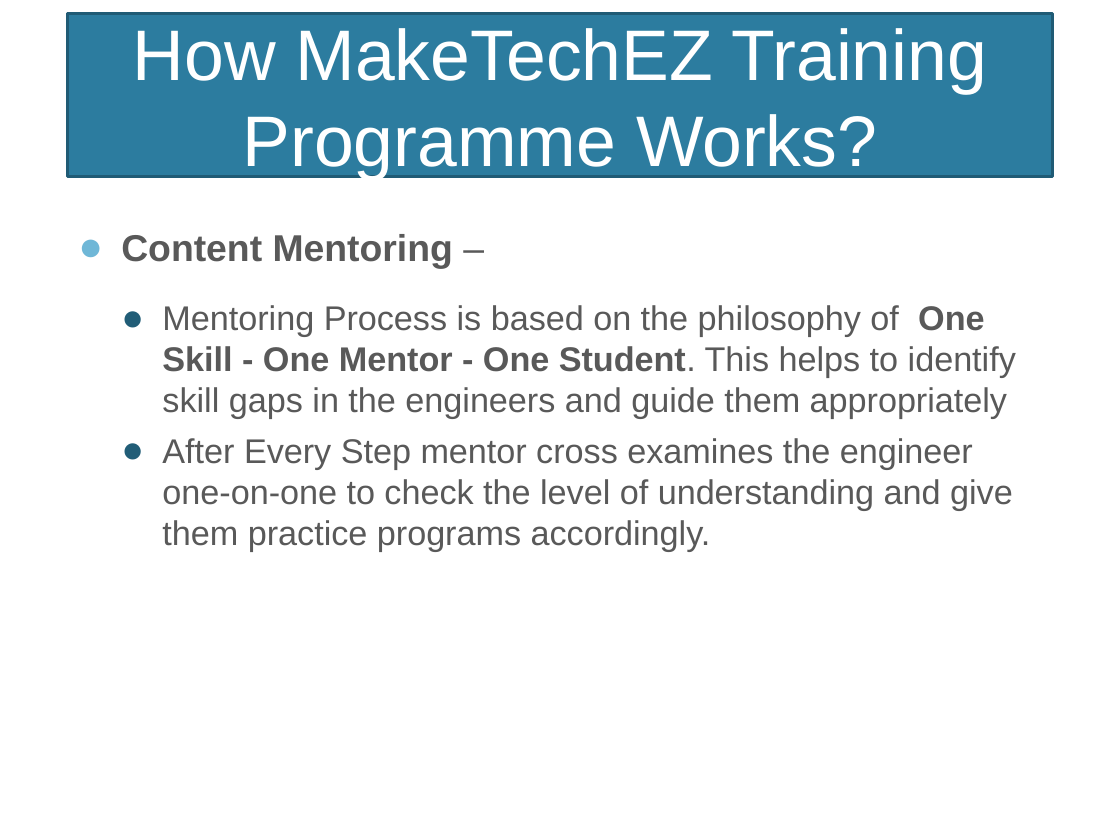
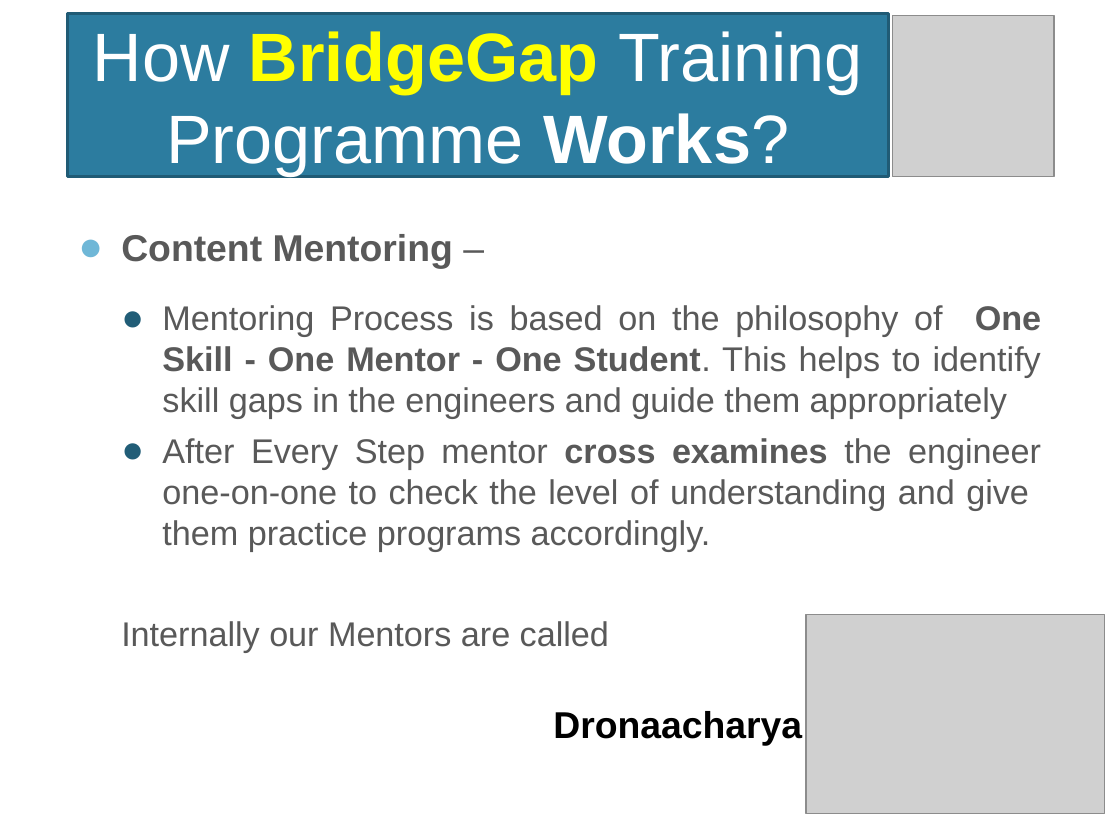
Before and after one commit to NarayanMahadevan/MakeTechEzResources, a slide deck: slide 18 of Documents/MakeTechEzTrainingProgramme.pptx (slide 12 before the commit). Drawn at 1120x840 pixels with LibreOffice and Linux fonts; fonts in the diff are those of the drawing; grey boxes stand for pictures; background and template pictures are left out. Boxes give left, top, right and bottom in pixels: in the first picture for what was removed or moved away, otherwise in the second. Text is boxed around its words. In the diff, an @@ line names an element or a change of style, - is before the commit and + after.

```diff
--- a/Documents/MakeTechEzTrainingProgramme.pptx
+++ b/Documents/MakeTechEzTrainingProgramme.pptx
@@ rectangle "How BridgeGap Training Programme Works?": place and size @@
-rectangle "How BridgeGap Training Programme Works?" at (67,13,1053,177)
+rectangle "How BridgeGap Training Programme Works?" at (67,13,888,177)
@@ rectangle "How BridgeGap Training Programme Works?" at (67,13,888,177): title to rectangle @@
@@ picture added at (893,16,1054,177) @@
@@ text in rectangle at (93,31,863,176): text changed; size 46 to 44 pt @@
-How MakeTechEZ Training Programme Works?
+How BridgeGap Training Programme Works?
@@ text at (121,234,1041,551): bold on in "cross examines"; alignment left to justified @@
@@ text at (121,621,609,652): paragraph added @@
+  Internally our Mentors are called
@@ picture added at (806,614,1105,813) @@
@@ text added at (553,711,802,745), 24 pt, text #000000, bold @@
+Dronaacharya
```
Also in this commit, not shown: 10 other slides changed, 15 slides added, 7 slides removed, 17 other files.
